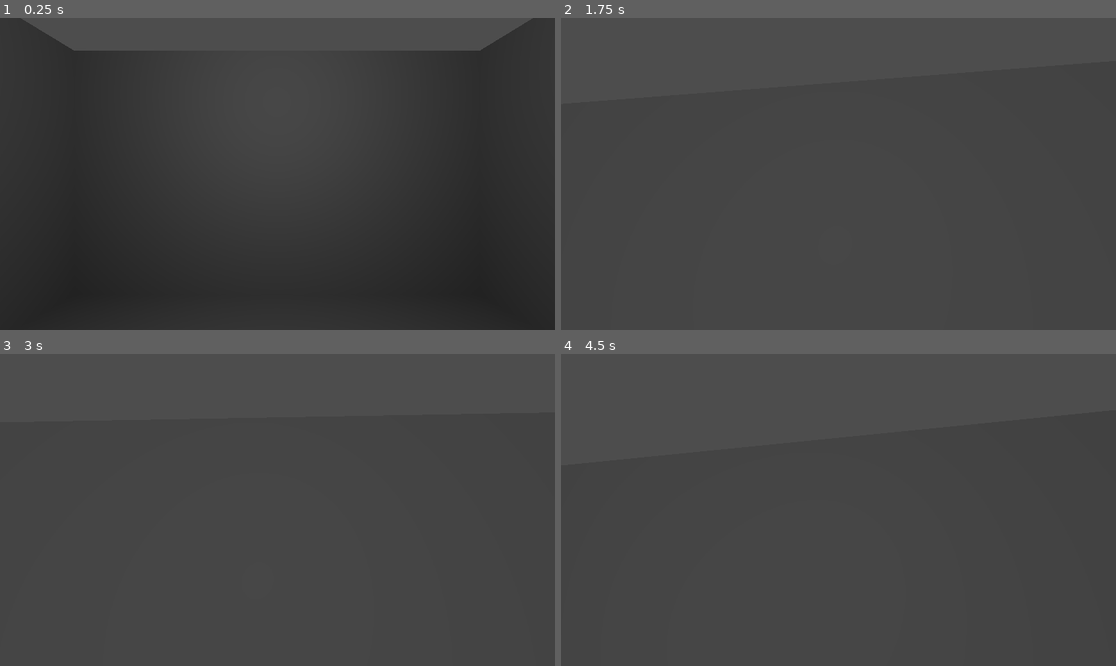
Above: before the commit, frames 1-4 (two rows, left to right).
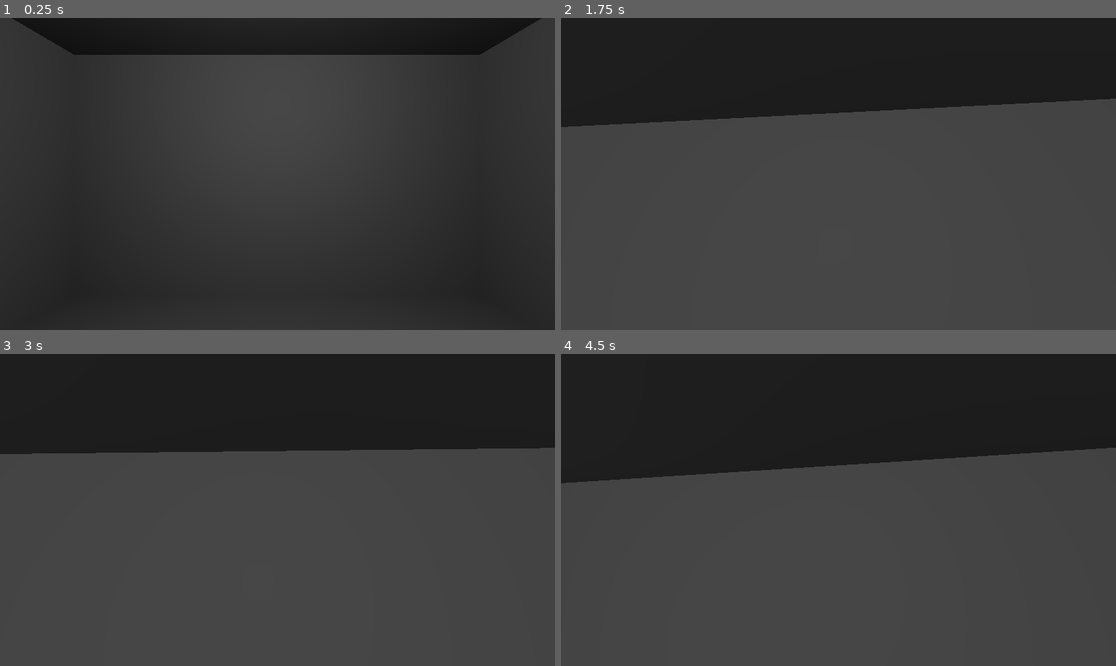
Above: after the commit, the same moments.

Repository: WanL17/GameJam-HOD
Game: Godot game, scene res://scenes/rooms/room_00.tscn
Two runs of this game, one before a commit and one after it. Both use one fixed random seed, a clock stepped at 60 frames per second and the inputs below. This scene is started directly instead of the project's main scene.
Inputs (mouse positions are in pixels of both pictures, inside the frame that each line leads up to):
- Up to frame 1 (0.25 s): no input
- Up to frame 2 (1.75 s): tap Enter (ui_accept) at 0.5, 0.77, 1.52 s; move the mouse to (866, 174) at 0.52 s; hold F (hide) 0.53-1.28 s; hold Z (ui_up) from 0.53 s (still down); move the mouse to (810, 174) at 1.27 s; tap E (interact) at 1.35 s
- Up to frame 3 (3 s): keep holding Z (ui_up); move the mouse to (288, 503) at 2.02 s; hold F (hide) 2.03-2.78 s; tap Enter (ui_accept) at 2.75 s; move the mouse to (271, 516) at 2.77 s; tap E (interact) at 2.85 s
- Up to frame 4 (4.5 s): keep holding Z (ui_up); tap Enter (ui_accept) at 3.02, 3.77 s; move the mouse to (877, 513) at 3.52 s; hold F (hide) 3.53-4.28 s; move the mouse to (794, 506) at 4.27 s; tap E (interact) at 4.35 s

The runs differ from the first frame. In frame 1, 10% of the frame differs, in the area x 2-98%, y 0-12%; in frame 2, 30%; in frame 3, 31%; in frame 4, 36%, in the area x 0-100%, y 0-42%.

Commit message:
seccond room created

Diff:
--- a/scenes/rooms/room_00.tscn
+++ b/scenes/rooms/room_00.tscn
@@ -2,12 +2,14 @@
 
 [ext_resource type="Script" uid="uid://dnxhl51egqv1v" path="res://scripts/character_body_3d.gd" id="1_y4dyo"]
 [ext_resource type="PackedScene" uid="uid://0038fq88hbv1" path="res://assets/Characters/office_worker.glb" id="2_y4dyo"]
+[ext_resource type="Script" uid="uid://cdp473qeif5ib" path="res://scripts/scene_transition.gd" id="3_gnhpg"]
 
 [sub_resource type="CapsuleShape3D" id="CapsuleShape3D_1hxcq"]
 radius = 0.82470703
 height = 3.4265137
 
 [sub_resource type="BoxShape3D" id="BoxShape3D_y4dyo"]
+size = Vector3(9.880711, 8.319336, 1)
 
 [node name="Room00" type="Node3D" unique_id=608669161]
 
@@ -79,7 +81,6 @@
 
 [node name="Roof" type="CSGBox3D" parent="." unique_id=1672354281]
 transform = Transform3D(1, 0, 0, 0, 1, 0, 0, 0, 1, 0, 6, 0)
-visible = false
 use_collision = true
 size = Vector3(10, 0.2, 10)
 
@@ -112,6 +113,23 @@
 use_collision = true
 size = Vector3(6, 0.2, 8)
 
+[node name="WallNorth" type="CSGBox3D" parent="corridor00_01" unique_id=928973384]
+transform = Transform3D(1, 0, 0, 0, 1, 0, 0, 0, 1, 0, 3, -3.9532127)
+use_collision = true
+size = Vector3(10, 6, 0.2)
+
+[node name="door" type="Node3D" parent="corridor00_01/WallNorth" unique_id=1416284742]
+transform = Transform3D(1, 0, 0, 0, 1, 0, 0, 0, 1, 0, -3, 0)
+
+[node name="OpenMesh" type="CSGBox3D" parent="corridor00_01/WallNorth/door" unique_id=2048571995]
+transform = Transform3D(1, 0, 0, 0, 1, 0, 0, 0, 1, 0, 2, 0)
+size = Vector3(2.5, 4, 0.1)
+
+[node name="holewall" type="CSGBox3D" parent="corridor00_01/WallNorth" unique_id=1184227989]
+transform = Transform3D(1, 0, 0, 0, 1, 0, 0, 0, 1, 0, -1, 0.02)
+operation = 2
+size = Vector3(2.5, 4, 0.4)
+
 [node name="OmniLight3D" type="OmniLight3D" parent="." unique_id=33311217]
 transform = Transform3D(1, 0, 0, 0, 1, 0, 0, 0, 1, 0, 5, 0)
 light_energy = 1.005
@@ -121,6 +139,8 @@
 transform = Transform3D(1, 0, 0, 0, 1, 0, 0, 0, 1, 0, 3, -9)
 
 [node name="CollisionShape3D" type="CollisionShape3D" parent="Area3D" unique_id=864042508]
+transform = Transform3D(1, 0, 0, 0, 1, 0, 0, 0, 1, -0.036169052, -0.5090332, 0)
 shape = SubResource("BoxShape3D_y4dyo")
+script = ExtResource("3_gnhpg")
 
 [editable path="Player_tcsn/PlayerMesh"]
--- /dev/null
+++ b/scenes/rooms/room_01.tscn
@@ -0,0 +1,126 @@
+[gd_scene format=3 uid="uid://dxal8nc3gf1a3"]
+
+[node name="room_01" type="Node3D" unique_id=867187246]
+
+[node name="Roof" type="CSGBox3D" parent="." unique_id=1731718914]
+transform = Transform3D(1, 0, 1.7484555e-07, 0, 1, 0, -1.7484555e-07, 0, 1, 7.1525574e-07, 6, 6.0467854)
+visible = false
+use_collision = true
+size = Vector3(24, 0.2, 22)
+
+[node name="Floor" type="CSGBox3D" parent="." unique_id=545987983]
+transform = Transform3D(1, 0, 0, 0, 1, 0, 0, 0, 1, 0, 0, 6)
+use_collision = true
+size = Vector3(24, 0.2, 22)
+
+[node name="WallNorth" type="CSGBox3D" parent="." unique_id=2110383023]
+transform = Transform3D(1, 0, 0, 0, 1, 0, 0, 0, 1, 0, 3, -5)
+use_collision = true
+size = Vector3(24, 6, 0.2)
+
+[node name="holewall" type="CSGBox3D" parent="WallNorth" unique_id=613779898]
+transform = Transform3D(1, 0, 0, 0, 1, 0, 0, 0, 1, 0, -1, 0.02)
+operation = 2
+size = Vector3(2.5, 4, 0.4)
+
+[node name="WallSouth2" type="CSGBox3D" parent="." unique_id=1307891759]
+transform = Transform3D(1, 0, 0, 0, 1, 0, 0, 0, 1, 0, 3, 17)
+use_collision = true
+size = Vector3(24, 6, 0.2)
+
+[node name="holewall" type="CSGBox3D" parent="WallSouth2" unique_id=2057969275]
+transform = Transform3D(1, 0, 0, 0, 1, 0, 0, 0, 1, 0, -1, 0.02)
+operation = 2
+size = Vector3(2.5, 4, 0.4)
+
+[node name="WallEast" type="CSGBox3D" parent="." unique_id=1675023522]
+transform = Transform3D(1, 0, 0, 0, 1, 0, 0, 0, 1, 12, 3, 6)
+use_collision = true
+size = Vector3(0.2, 6, 22)
+
+[node name="WallWest" type="CSGBox3D" parent="." unique_id=72026858]
+transform = Transform3D(1, 0, 0, 0, 1, 0, 0, 0, 1, -12, 3, 6)
+use_collision = true
+size = Vector3(0.2, 6, 22)
+
+[node name="EntryCorridor" type="Node3D" parent="." unique_id=1492112718]
+transform = Transform3D(1, 0, 0, 0, 1, 0, 0, 0, 1, 0, 0, -5)
+
+[node name="CSGBox3D4" type="CSGBox3D" parent="EntryCorridor" unique_id=138563264]
+transform = Transform3D(-1, 8.742278e-08, 1.7484555e-07, -8.742278e-08, -1, 0, 1.7484555e-07, -1.5285484e-14, 1, 3.546989e-07, 6, -4.000002)
+use_collision = true
+size = Vector3(6, 0.2, 8)
+
+[node name="CSGBox3D3" type="CSGBox3D" parent="EntryCorridor" unique_id=640522442]
+transform = Transform3D(1.3113416e-07, 1, 1.7484555e-07, -1, 1.3113416e-07, 0, -2.2928225e-14, -1.7484555e-07, 1, -3.0000002, 2.9999995, -4.000002)
+use_collision = true
+size = Vector3(6, 0.2, 8)
+
+[node name="CSGBox3D2" type="CSGBox3D" parent="EntryCorridor" unique_id=165327928]
+transform = Transform3D(-4.371139e-08, -1, 1.7484555e-07, 1, -4.371139e-08, 0, 7.642742e-15, 1.7484555e-07, 1, 2.9999998, 3, -4.000002)
+use_collision = true
+size = Vector3(6, 0.2, 8)
+
+[node name="CSGBox3D" type="CSGBox3D" parent="EntryCorridor" unique_id=384078315]
+transform = Transform3D(1, 0, 1.7484555e-07, 0, 1, 0, -1.7484555e-07, 0, 1, 3.546989e-07, 0, -4.000002)
+use_collision = true
+size = Vector3(6, 0.2, 8)
+
+[node name="WallNorth" type="CSGBox3D" parent="EntryCorridor" unique_id=311479044]
+transform = Transform3D(1, 0, 1.7484555e-07, 0, 1, 0, -1.7484555e-07, 0, 1, -3.3650278e-07, 3, -7.9532146)
+use_collision = true
+size = Vector3(10, 6, 0.2)
+
+[node name="holewall" type="CSGBox3D" parent="EntryCorridor/WallNorth" unique_id=2013071226]
+transform = Transform3D(1, 0, 0, 0, 1, 0, 0, 0, 1, 0, -1, 0.020000458)
+operation = 2
+size = Vector3(2.5, 4, 0.4)
+
+[node name="door" type="Node3D" parent="EntryCorridor/WallNorth" unique_id=1402901525]
+transform = Transform3D(1, 0, 0, 0, 1, 0, 0, 0, 1, 0, -3, 0)
+
+[node name="OpenMesh" type="CSGBox3D" parent="EntryCorridor/WallNorth/door" unique_id=1186074986]
+transform = Transform3D(1, 0, 0, 0, 1, 0, 0, 0, 1, 0, 2, 0)
+visible = false
+size = Vector3(2.5, 4, 0.1)
+
+[node name="ExitCorridor" type="Node3D" parent="." unique_id=413680657]
+transform = Transform3D(1, 0, 0, 0, 1, 0, 0, 0, 1, 0, 0, 17)
+
+[node name="CSGBox3D" type="CSGBox3D" parent="ExitCorridor" unique_id=289288977]
+transform = Transform3D(-1, 0, -2.6226832e-07, 0, 1, 0, 2.6226832e-07, 0, -1, 3.546989e-07, 0, 3.999998)
+use_collision = true
+size = Vector3(6, 0.2, 8)
+
+[node name="CSGBox3D" type="CSGBox3D" parent="ExitCorridor/CSGBox3D" unique_id=572734960]
+transform = Transform3D(-1, 0, -2.6226832e-07, 0, 1, 0, 2.6226832e-07, 0, -1, 1.4037721e-06, 6, -1.9073486e-06)
+use_collision = true
+size = Vector3(6, 0.2, 8)
+
+[node name="CSGBox3D2" type="CSGBox3D" parent="ExitCorridor" unique_id=1126029373]
+transform = Transform3D(-4.371139e-08, 1, 0, -1, -4.371139e-08, -5.2453663e-07, -5.2453663e-07, 0, 1, -3.0000014, 3, 4)
+use_collision = true
+size = Vector3(6, 0.2, 8)
+
+[node name="CSGBox3D3" type="CSGBox3D" parent="ExitCorridor" unique_id=79192268]
+transform = Transform3D(4.3711253e-08, 1, 2.6226837e-07, 1, -4.3711395e-08, 5.2453663e-07, 5.2453663e-07, 2.6226832e-07, -1, 2.9999986, 2.9999983, 3.9999971)
+use_collision = true
+size = Vector3(6, 0.2, 8)
+
+[node name="WallNorth" type="CSGBox3D" parent="ExitCorridor" unique_id=621446208]
+transform = Transform3D(1, 0, 1.7484555e-07, 0, 1, 0, -1.7484555e-07, 0, 1, -3.3650278e-07, 3, 8.046785)
+use_collision = true
+size = Vector3(10, 6, 0.2)
+
+[node name="holewall" type="CSGBox3D" parent="ExitCorridor/WallNorth" unique_id=1386722284]
+transform = Transform3D(1, 0, 0, 0, 1, 0, 0, 0, 1, 0, -1, 0.020000458)
+operation = 2
+size = Vector3(2.5, 4, 0.4)
+
+[node name="door" type="Node3D" parent="ExitCorridor/WallNorth" unique_id=1376189875]
+transform = Transform3D(1, 0, 0, 0, 1, 0, 0, 0, 1, 0, -3, 0)
+
+[node name="OpenMesh" type="CSGBox3D" parent="ExitCorridor/WallNorth/door" unique_id=1970356880]
+transform = Transform3D(1, 0, 0, 0, 1, 0, 0, 0, 1, 0, 2, 0)
+visible = false
+size = Vector3(2.5, 4, 0.1)
--- a/scripts/game_manager.gd
+++ b/scripts/game_manager.gd
@@ -5,6 +5,8 @@
 var has_coffee: bool = false
 var current_room: int = 0
 var total_rooms: int = 3  # Adjust to match how many rooms you build
+var next_spawn: Vector3 = Vector3(0, 1, 0)
+
 
 func reset():
 	has_coffee = false
--- /dev/null
+++ b/scripts/scene_transition.gd
@@ -0,0 +1,19 @@
+extends Area3D
+
+@export var next_scene: String = "res://scenes/rooms/room_01.tscn"
+@export var spawn_position: Vector3 = Vector3(0, 1, -4)
+# spawn_position = where player appears in the next scene
+# set it to halfway through room_01's corridor
+
+var triggered = false
+
+func _ready():
+	body_entered.connect(_on_body_entered)
+
+func _on_body_entered(body):
+	if triggered:
+		return
+	if body is CharacterBody3D:
+		triggered = true
+		GameManager.next_spawn = spawn_position
+		get_tree().change_scene_to_file(next_scene)
Not shown: 1 places in scenes/main_menu.tscn that only renumber resources
Not shown, added: scripts/scene_transition.gd.uid
